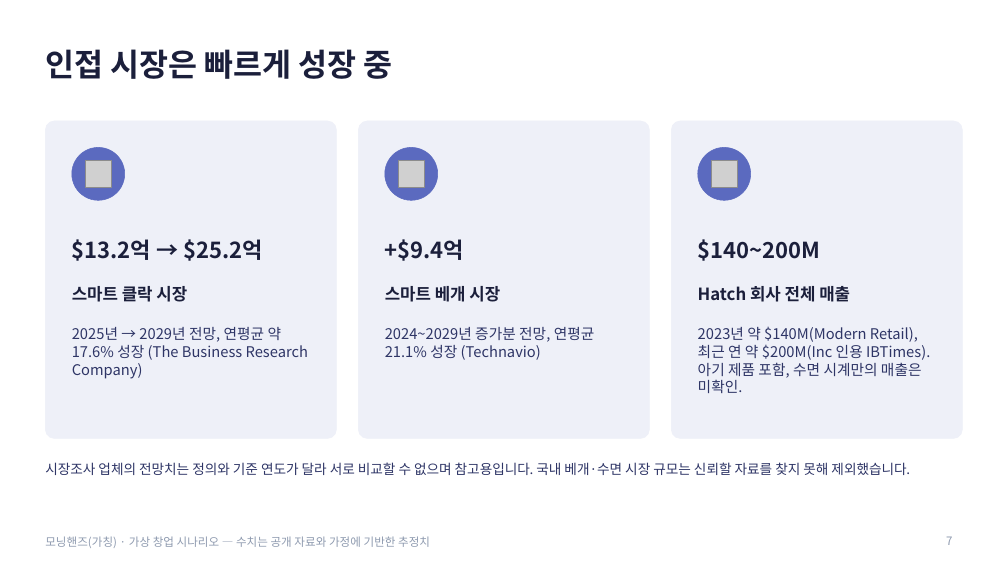
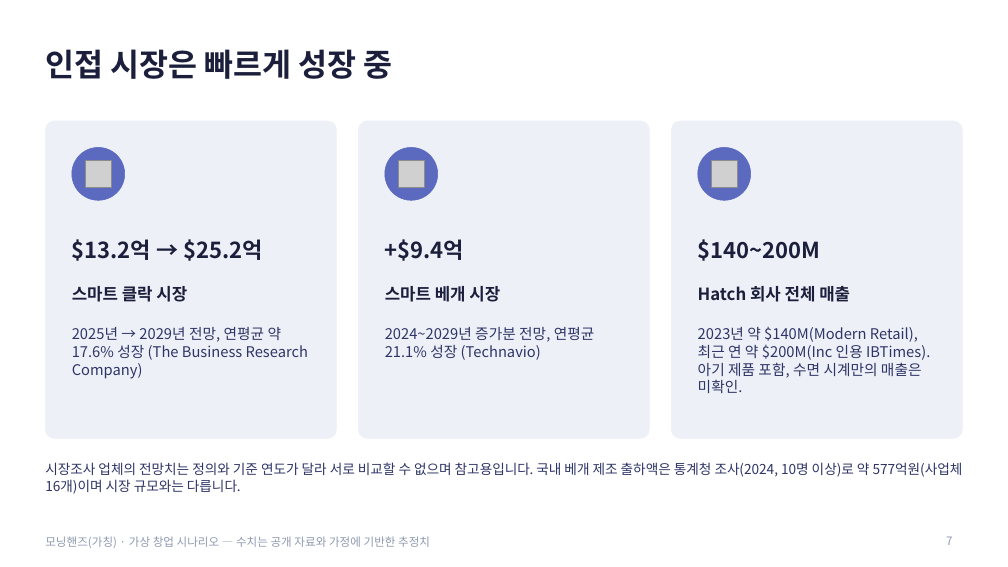
Before and after one commit to g975682-source/-, a slide deck: slide 7 of MorningHands_Business_Analysis.pptx. Drawn at 1008x567 pixels with LibreOffice and Linux fonts; fonts in the diff are those of the drawing; grey boxes stand for pictures. Boxes give left, top, right and bottom in pixels: in the first picture for what was removed or moved away, otherwise in the second. Text is boxed around its words. In the diff, an @@ line names an element or a change of style, - is before the commit and + after.

```diff
--- a/MorningHands_Business_Analysis.pptx
+++ b/MorningHands_Business_Analysis.pptx
@@ text at bbox=[45, 462, 963, 494]: text changed @@
-시장조사 업체의 전망치는 정의와 기준 연도가 달라 서로 비교할 수 없으며 참고용입니다. 국내 베개·수면 시장 규모는 신뢰할 자료를 찾지 못해 제외했습니다.
+시장조사 업체의 전망치는 정의와 기준 연도가 달라 서로 비교할 수 없으며 참고용입니다. 국내 베개 제조 출하액은 통계청 조사(2024, 10명 이상)로 약 577억원(사업체 16개)이며 시장 규모와는 다릅니다.
```
Also in this commit, not shown: 2 other slides changed, 2 other files.
